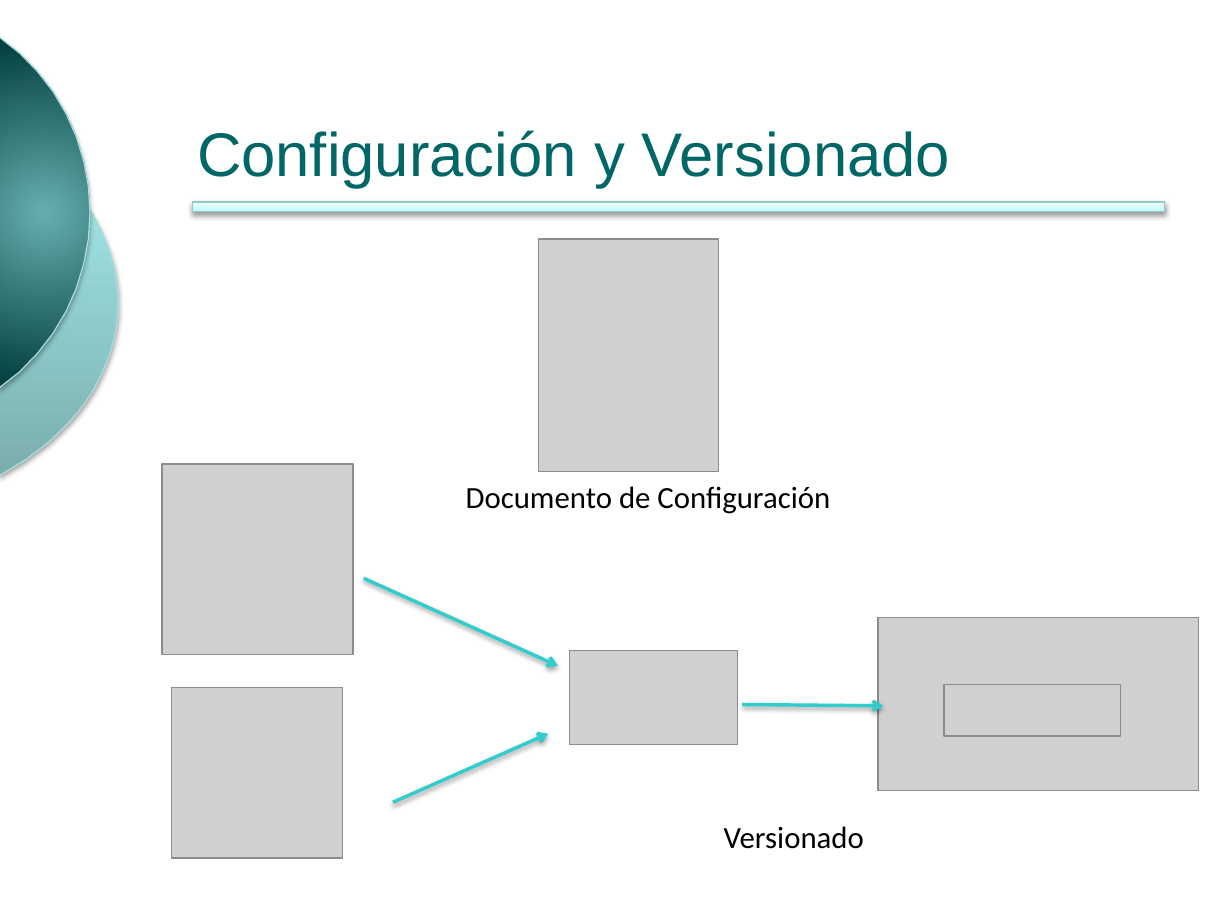
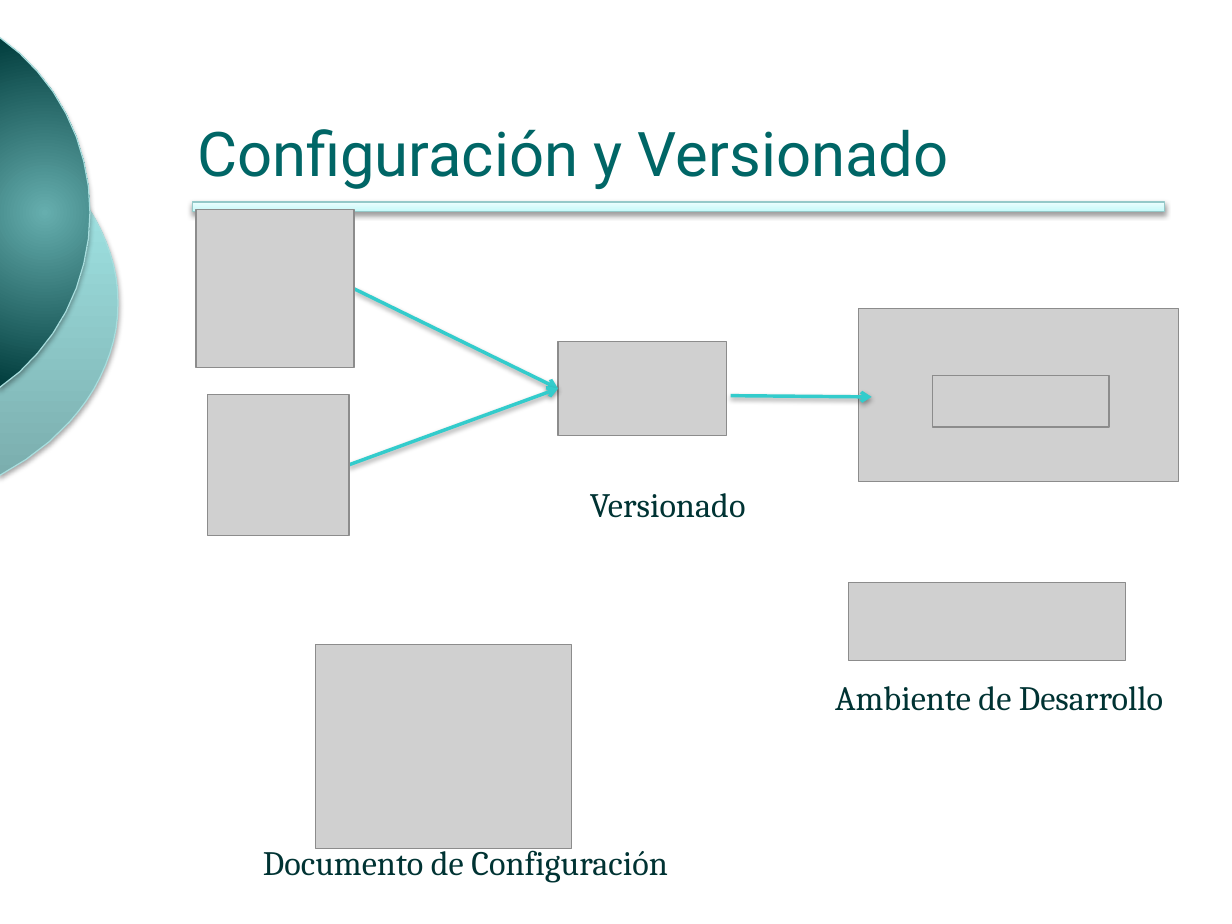
Before and after one commit to ingevy/taller-desarrollo-proyectos-ii-2do-2010, a slide deck: slide 6 of doc/presentaciones/Presentación inicial v2.pptx (slide 9 before the commit). Drawn at 1232x924 pixels with LibreOffice and Linux fonts; fonts in the diff are those of the drawing; grey boxes stand for pictures; background and template pictures are left out. Boxes give left, top, right and bottom in pixels: in the first picture for what was removed or moved away, otherwise in the second. Text is boxed around its words. In the diff, an @@ line names an element or a change of style, - is before the commit and + after.

```diff
--- a/doc/presentaciones/Presentación inicial v2.pptx
+++ b/doc/presentaciones/Presentación inicial v2.pptx
@@ title "Configuración y Versionado" at (x1=197, y1=129, x2=949, y2=189): font Arial to Roboto @@
@@ picture resized from (x1=163, y1=464, x2=354, y2=655) to (x1=196, y1=209, x2=354, y2=367) @@
@@ picture removed at (x1=538, y1=239, x2=718, y2=472) @@
@@ arrow moved from (363, 578) - (558, 665) to (354, 288) - (558, 388) @@
@@ picture moved from (x1=878, y1=617, x2=1199, y2=791) to (x1=859, y1=308, x2=1179, y2=482) @@
@@ arrow moved from (393, 802) - (548, 733) to (349, 464) - (558, 388) @@
@@ picture resized from (x1=172, y1=687, x2=342, y2=857) to (x1=208, y1=394, x2=350, y2=535) @@
@@ 2 pictures, 1 arrow moved together from (x1=569, y1=650, x2=1121, y2=744) to (x1=558, y1=341, x2=1110, y2=435) @@
@@ text "Versionado" at (x1=590, y1=493, x2=746, y2=518): size 18 to 20 pt, font Calibri to Cambria, text colour #000000 to #003333 @@
@@ text "Versionado" moved from (x1=724, y1=826, x2=864, y2=849) to (x1=590, y1=493, x2=746, y2=518) @@
@@ picture added at (x1=849, y1=583, x2=1125, y2=660) @@
@@ picture added at (x1=315, y1=644, x2=572, y2=848) @@
@@ text added at (x1=835, y1=686, x2=1163, y2=711), 20 pt, text #003333 @@
+Ambiente de Desarrollo
@@ text "Documento de Configuración" moved from (x1=466, y1=486, x2=830, y2=514) to (x1=263, y1=843, x2=668, y2=883) @@
@@ text "Documento de Configuración" at (x1=263, y1=843, x2=668, y2=883): size 18 to 20 pt, font Calibri to Cambria, text colour #000000 to #003333 @@
```
Also in this commit, not shown: 12 other slides changed, 5 slides added, 11 slides removed, 1 other file.
